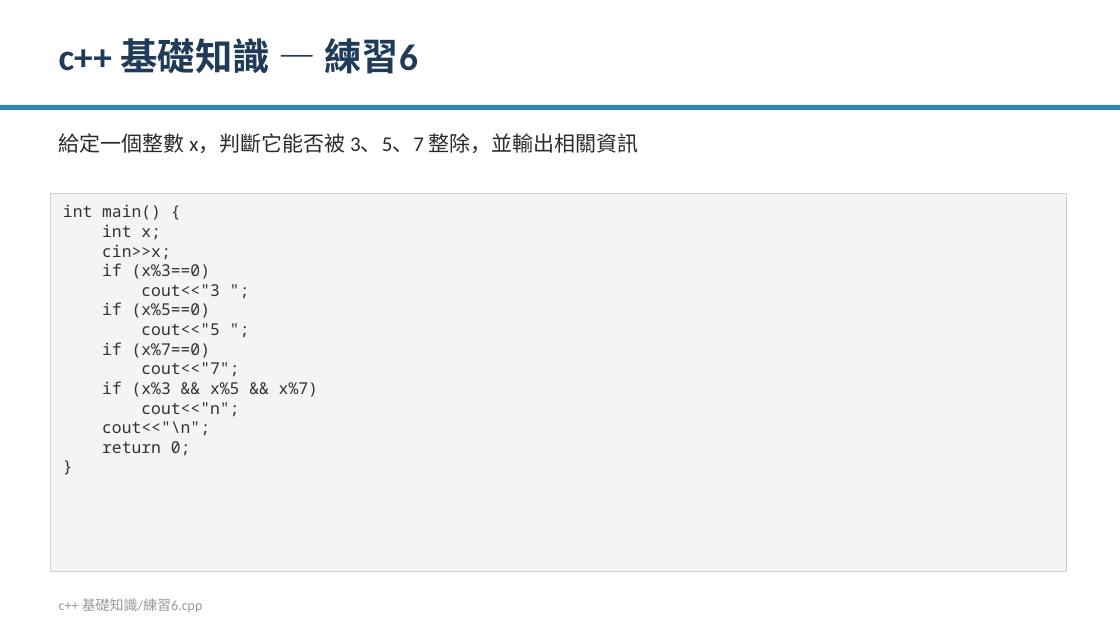
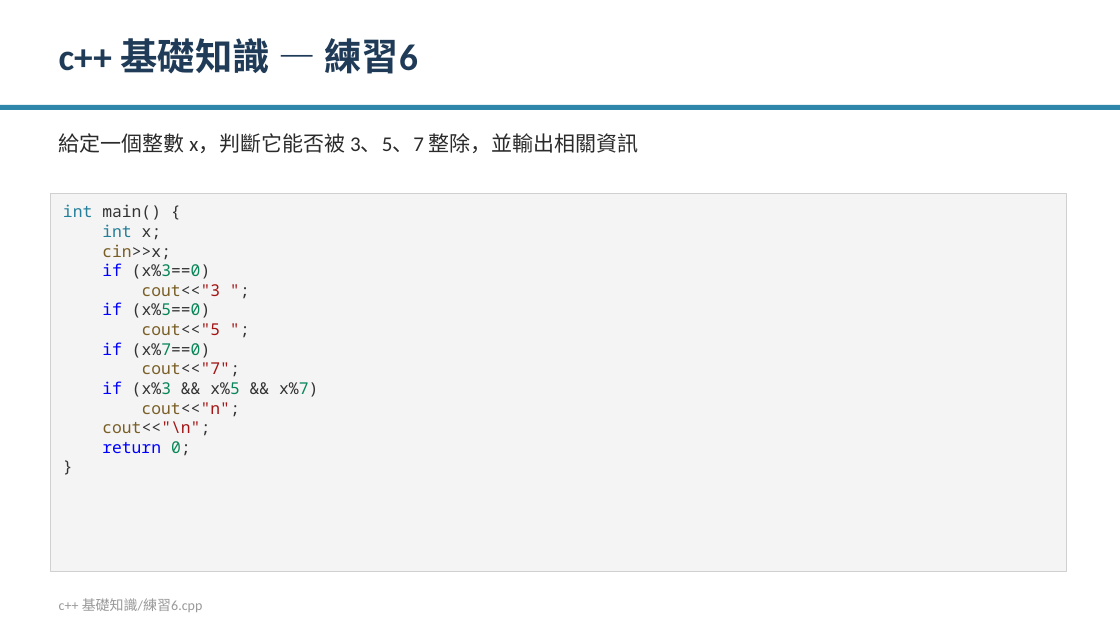
Before and after one commit to Ivan0206cool/cplusplus_practice, a slide deck: slide 9 of practice_intro.pptx. Drawn at 1120x630 pixels with LibreOffice and Linux fonts; fonts in the diff are those of the drawing. Boxes give left, top, right and bottom in pixels: in the first picture for what was removed or moved away, otherwise in the second. Text is boxed around its words. In the diff, an @@ line names an element or a change of style, - is before the commit and + after.

```diff
--- a/practice_intro.pptx
+++ b/practice_intro.pptx
@@ text in rectangle at bbox=[63, 204, 318, 456]: text colour #333333 to #267F99 in "int", "int"; text colour #333333 to #795E26 in "cin>>x;", "cout<<"3", "cout<<"5", "cout<<"7";" and 2 more places; text colour #333333 to #0000FF in "if", "if", "if", "if" and 1 more places; text colour #333333 to #098658 in "(x%3==0)", "(x%5==0)", "(x%7==0)", "(x%3 x%5 x%7)" and 1 more places; text colour #333333 to #A31515 in "cout<<"3 ";", "cout<<"5 ";", "cout<<"7";", "cout<<"n";" and 1 more places @@
```
Also in this commit, not shown: 8 other slides changed.
